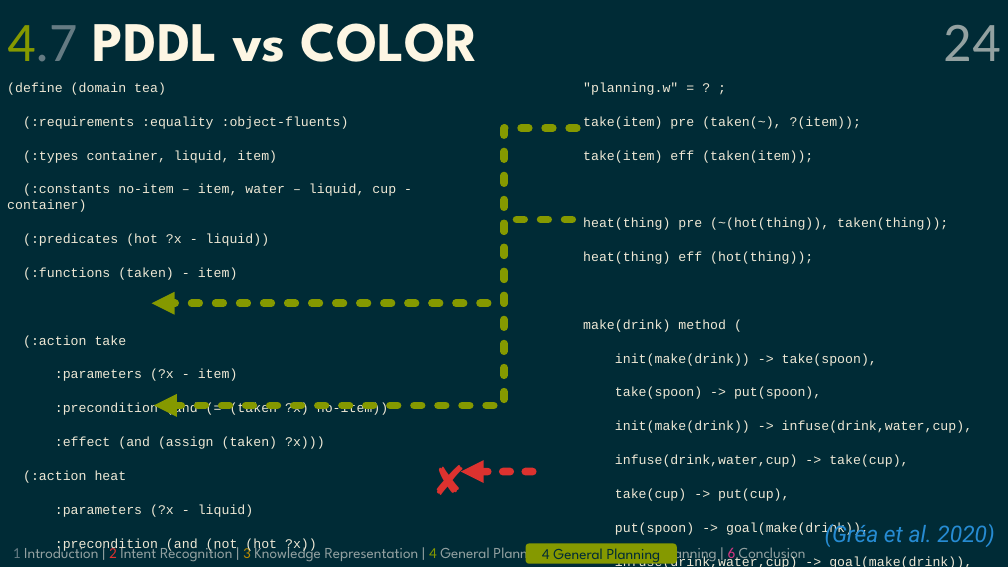
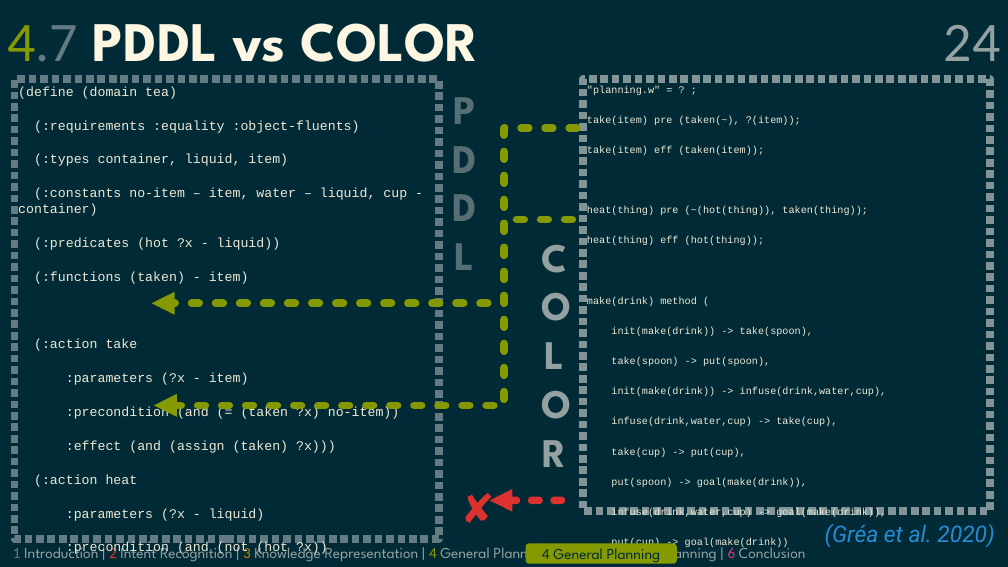
Before and after one commit to grea09/gennio, a slide deck: slide 24 of doc/defense.odp. Drawn at 1008x567 pixels with LibreOffice and Linux fonts; fonts in the diff are those of the drawing. Boxes give left, top, right and bottom in pixels: in the first picture for what was removed or moved away, otherwise in the second. Text is boxed around its words. In the diff, an @@ line names an element or a change of style, - is before the commit and + after.

```diff
--- a/doc/defense.odp
+++ b/doc/defense.odp
@@ text "(define (domain tea)": place and size @@
-text "(define (domain tea)" at [7, 82, 396, 552]
+text "(define (domain tea)" at [15, 80, 440, 540]
@@ text "(define (domain tea)" at [15, 80, 440, 540]: outline none to #657B83 6.01 pt @@
@@ text added at [443, 80, 486, 310], 32 pt, text #586E75, bold @@
+PDDL
@@ text ""planning.w" = ? ;": place and size @@
-text ""planning.w" = ? ;" at [583, 82, 973, 567]
+text ""planning.w" = ? ;" at [584, 80, 991, 511]
@@ text ""planning.w" = ? ;" at [584, 80, 991, 511]: size 10.4 to 8 pt; outline none to #839496 6.01 pt @@
@@ text added at [533, 227, 576, 512], 32 pt, text #93A1A1, bold @@
+COLOR
@@ text "✘": place and size @@
-text "✘" at [424, 450, 476, 514]
+text "✘" at [452, 479, 504, 543]
@@ arrow moved from (533, 472) - (461, 472) to (562, 500) - (489, 500) @@
```
Also in this commit, not shown: 1 other slide changed, 2 other files.
